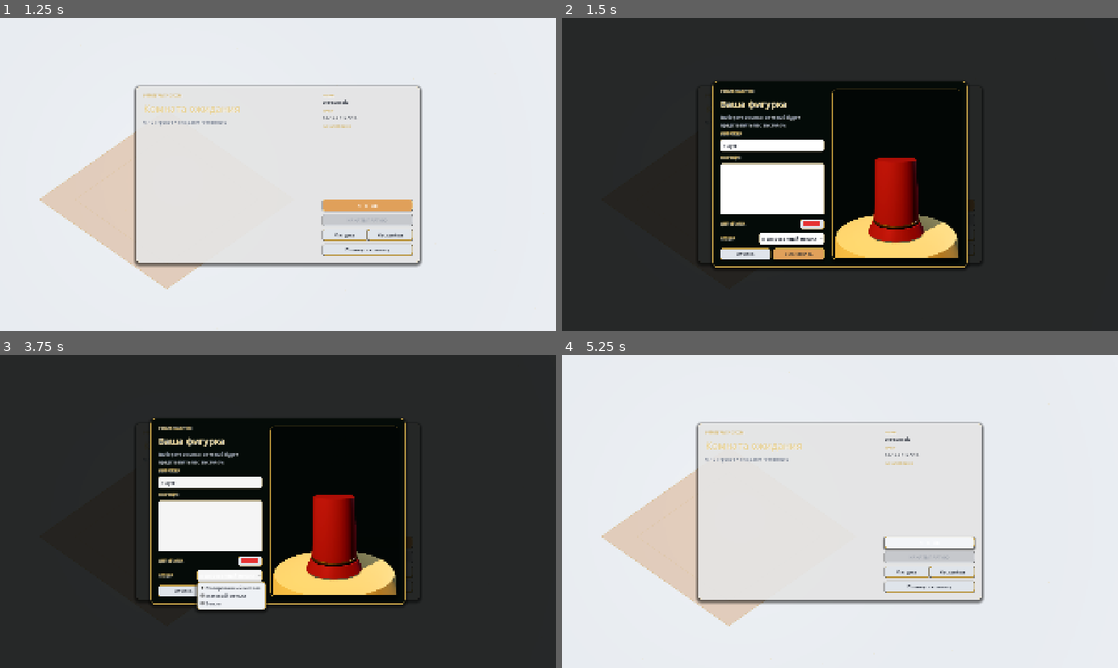
Above: before the commit, frames 1-4 (two rows, left to right).
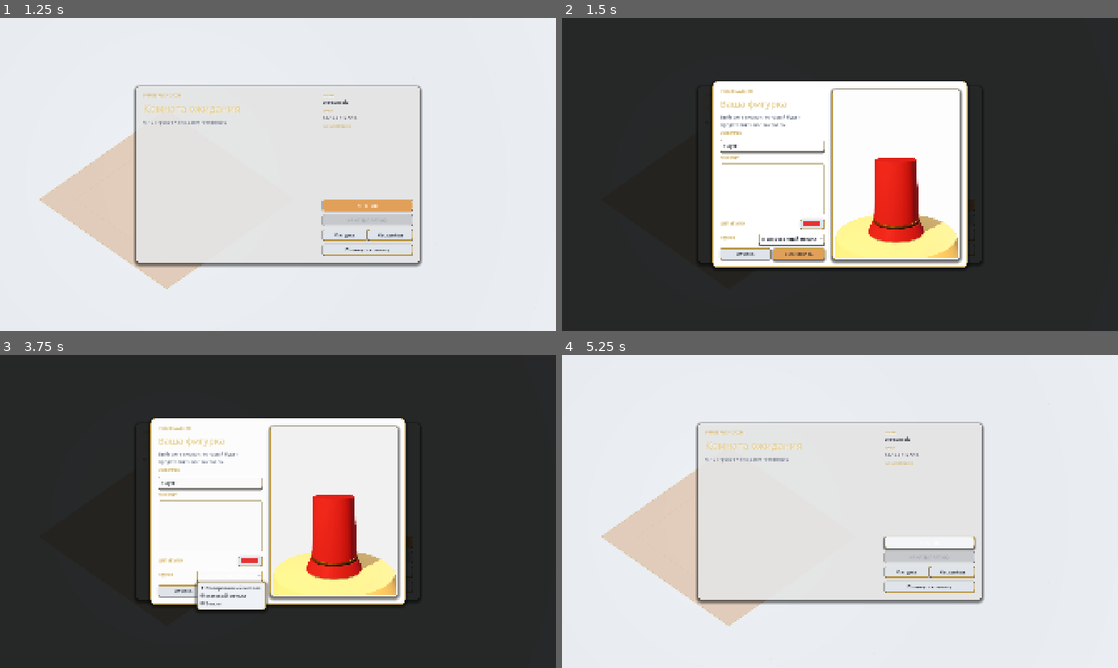
Above: after the commit, the same moments.

Repository: FFXSTTFF/Monopoly-Godot
Game: Godot game, scene res://ui/WaitingRoom.tscn
The game is run twice, just before and just after one commit, with the same random seed, the same clock (stepped at 60 frames per second) and the same inputs. This scene is started directly instead of the project's main scene.
Inputs:
- Up to frame 1 (1.25 s): click "Я ГОТОВ" at 0.5 s
- Up to frame 2 (1.5 s): click "Фигурка" at 1.25 s
- Up to frame 3 (3.75 s): click "Настройки" at 2 s; click "Покинуть комнату" at 2.75 s; click "Полированный металл" at 3.5 s
- Up to frame 4 (5.25 s): click "Отмена" at 4.25 s; click "Я ГОТОВ" at 5 s

Frame 1 is identical in both runs. In frame 2, 22% of the frame differs, in the area x 27-73%, y 20-80%; in frame 3, 21%; in frame 4, nothing differs.

Commit message:
Recolor AssetDialog/TokenCustomizer panels and preview environment for light theme

Diff:
--- a/ui/AssetDialog.gd
+++ b/ui/AssetDialog.gd
@@ -78,7 +78,7 @@
 	var cell := NetworkManager.local_board.get_cell(index)
 	var row := PanelContainer.new()
 	row.add_theme_stylebox_override("panel", UiPalette.panel(
-		Color(0.02, 0.06, 0.043, 0.7), Color(UiPalette.GOLD_DARK, 0.4), 7, 1, 8))
+		Color(UiPalette.GLASS, 0.7), Color(UiPalette.GOLD_DARK, 0.4), 7, 1, 8))
 	var content := VBoxContainer.new()
 	content.add_theme_constant_override("separation", 5)
 	row.add_child(content)
--- a/ui/TokenCustomizer.gd
+++ b/ui/TokenCustomizer.gd
@@ -60,7 +60,7 @@
 
 	_panel = PanelContainer.new()
 	_panel.custom_minimum_size = Vector2(880, 590)
-	_panel.add_theme_stylebox_override("panel", UiPalette.panel(Color(0.018, 0.045, 0.033, 0.985), UiPalette.GOLD, 16, 1, 26))
+	_panel.add_theme_stylebox_override("panel", UiPalette.panel(Color(UiPalette.GLASS, 0.985), UiPalette.GOLD, 16, 1, 26))
 	_panel.mouse_filter = Control.MOUSE_FILTER_STOP
 	center.add_child(_panel)
 
@@ -76,7 +76,7 @@
 
 	var preview_card := PanelContainer.new()
 	preview_card.size_flags_horizontal = Control.SIZE_EXPAND_FILL
-	preview_card.add_theme_stylebox_override("panel", UiPalette.panel(Color(0.01, 0.025, 0.019, 0.9), UiPalette.GOLD_DARK, 12, 1, 8))
+	preview_card.add_theme_stylebox_override("panel", UiPalette.panel(Color(UiPalette.GLASS, 0.9), UiPalette.GOLD_DARK, 12, 1, 8))
 	preview_card.add_child(_build_preview())
 	root.add_child(preview_card)
 	_select_current_token()
@@ -185,9 +185,9 @@
 
 	var environment := Environment.new()
 	environment.background_mode = Environment.BG_COLOR
-	environment.background_color = Color(0.008, 0.02, 0.014)
+	environment.background_color = Color(0.90, 0.92, 0.95)
 	environment.ambient_light_source = Environment.AMBIENT_SOURCE_COLOR
-	environment.ambient_light_color = Color(0.22, 0.28, 0.24)
+	environment.ambient_light_color = Color(0.97, 0.97, 0.96)
 	environment.ambient_light_energy = 0.65
 	environment.tonemap_mode = Environment.TONE_MAPPER_FILMIC
 	environment.glow_enabled = true
